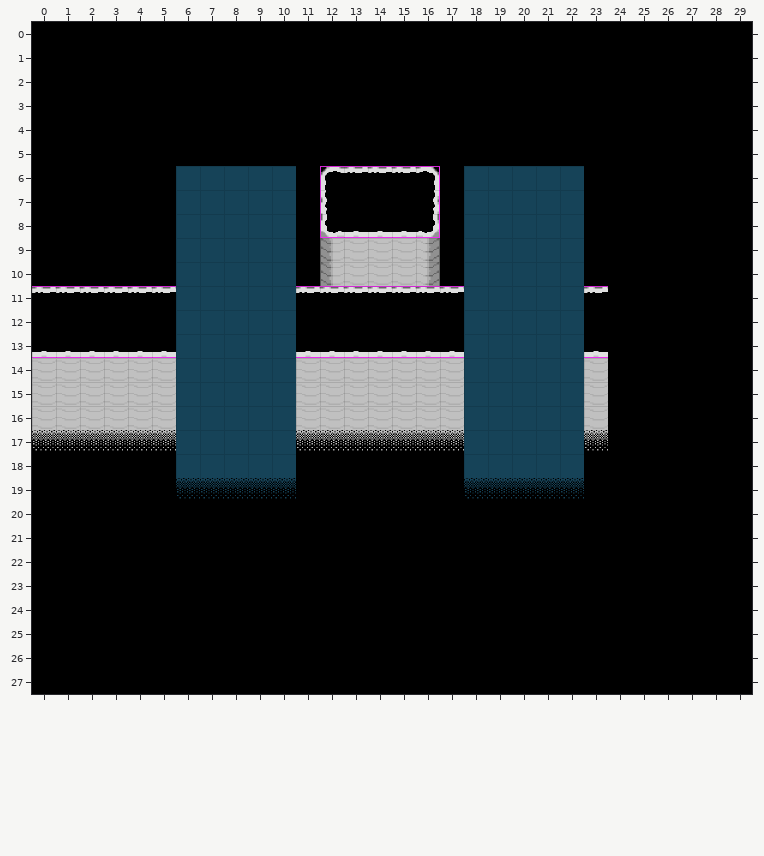
Tiled map -- scripts/world/maps/dw/snowrock/room_waterfall/room_waterfall.tmx. The first picture shows the starting point.
Cells are 40x40 px. Shown: x 0..29, y 0..27.
And afterwards:
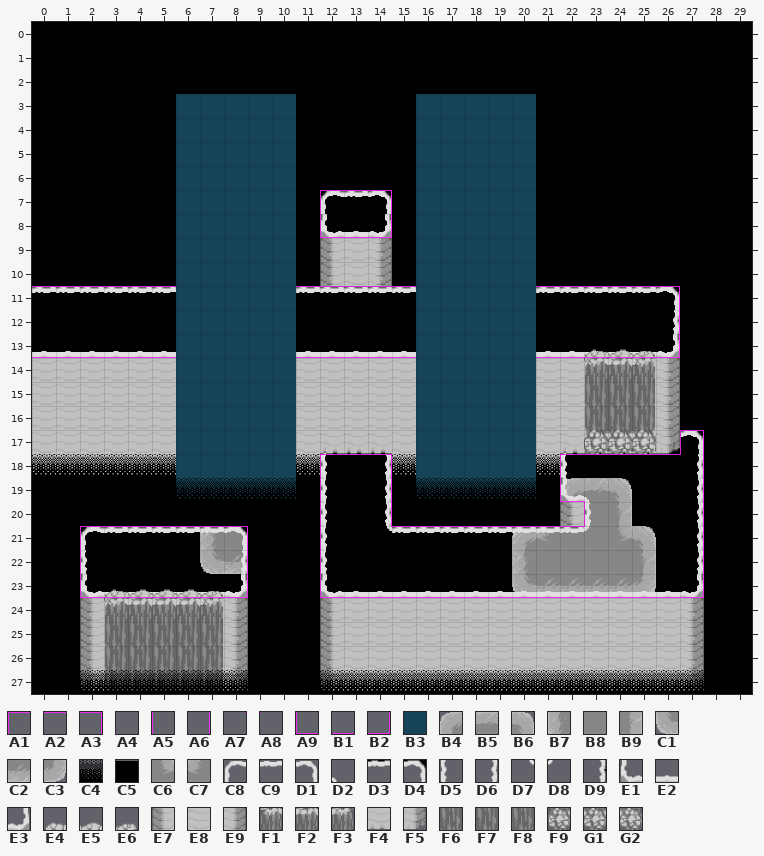
Key: from "battleborder": A1 0, A2 1, A3 2, A4 4, A5 9, A6 11, A7 12, A8 13, A9 18, B1 19, B2 20; from "lw_snowdin": B3 221; from "snowrock": B4 0, B5 1, B6 2, B7 29, B8 30, B9 31, C1 58, C2 59, C3 60, C4 66, C5 96, C6 145, C7 146, C8 174, C9 175, D1 176, D2 178, D3 180, D4 181, D5 203, D6 205, D7 206, D8 207, D9 210, E1 232, E2 233, E3 234, E4 240, E5 241, E6 242, E7 261, E8 262, E9 263, F1 269, F2 270, F3 271, F4 291, F5 292, F6 298, F7 299, F8 300, F9 327, G1 328, G2 329.
__ is an empty cell, ## one hidden under a higher layer.
Tiles of an added or newly shown layer are drawn over the layers below it.
The edit:
Layer "path_decoration":
y 11: x 16 E9 -> __
Layer "bellow_path" (added):
y 19: x 22..24 __ __ __ -> B4 B5 B6
y 20: x 23..24 __ __ -> B8 B9
y 21: x 7..8 __ __ -> B7 B8; x 20..25 __ __ __ __ __ __ -> B4 C7 B8 B8 C6 B6
y 22: x 7..8 __ __ -> C1 C2; x 20..25 __ __ __ __ __ __ -> B7 B8 B8 B8 B8 B9
y 23: x 20..25 __ __ __ __ __ __ -> C1 C2 C2 C2 C2 C3
Layer "over_path1":
y 11: x 16 C5 -> __
y 17: x 12 __ -> D5; x 14 __ -> D6; x 22 __ -> D5; x 27 __ -> D1
y 18: x 12 __ -> D5; x 14 __ -> D6; x 22 __ -> D5; x 27 __ -> D6
y 19: x 12 __ -> D5; x 14 __ -> D6; x 22..23 __ __ -> E1 D2; x 27 __ -> D6
y 20: x 12 __ -> D5; x 14 __ -> D6; x 22..23 __ __ -> E7 D5; x 27 __ -> D6
y 21: x 2..8 __ __ __ __ __ __ __ -> C8 C9 C9 C9 C9 D3 D4; x 12 __ -> D5; x 14..23 __ __ __ __ __ __ __ __ __ __ -> D7 C9 C9 C9 C9 C9 C9 C9 C9 D8; x 27 __ -> D6
y 22: x 2 __ -> D5; x 8 __ -> D9; x 12 __ -> D5; x 27 __ -> D6
y 23: x 2..8 __ __ __ __ __ __ __ -> E1 E2 E2 E2 E2 E2 E3; x 12..27 __ __ __ __ __ __ __ __ __ __ __ __ __ __ __ __ -> E1 E2 E2 E2 E2 E2 E2 E2 E2 E2 E2 E2 E2 E2 E2 E3
y 24..27: x 2..3 __ __ -> E7 E8; x 7..8 __ __ -> E8 E9; x 12..27 __ __ __ __ __ __ __ __ __ __ __ __ __ __ __ __ -> E7 E8 E8 E8 E8 E8 E8 E8 E8 E8 E8 E8 E8 E8 E8 E9
Layer "over_path2":
y 6: x 12..16 C8 C9 C9 C9 D1 -> __ __ __ __ __
y 7: x 12..14 D5 __ __ -> C8 C9 D1; x 16 D6 -> __
y 8: x 14..16 E2 E2 E3 -> E3 __ __
y 9..10: x 14..16 E8 E8 E9 -> E9 __ __
y 11: x 24..26 __ __ __ -> C9 C9 D1
y 12: x 26 __ -> D6
y 13: x 24..26 __ __ __ -> E2 E2 E3
y 14..16: x 25..26 __ __ -> E8 E9
y 17: x 0..5 F4 F4 F4 F4 F4 F4 -> E8 E8 E8 E8 E8 E8; x 11 F4 -> E8; x 15..17 F4 F4 F4 -> E8 ## ##; x 21 ## -> E8; x 24..26 __ __ __ -> F4 F4 F5
y 18: x 0..5 __ __ __ __ __ __ -> F4 F4 F4 F4 F4 F4; x 11 __ -> F4; x 15 __ -> F4; x 21 __ -> F4
Layer "void_decoration":
y 13: x 23..25 __ __ __ -> E4 E5 E6
y 14: x 23..25 __ __ __ -> F1 F2 F3
y 15..16: x 23..25 __ __ __ -> F6 F7 F8
y 17: x 23..25 __ __ __ -> F9 G1 G2
y 23: x 3..7 __ __ __ __ __ -> E4 E5 E5 E5 E6
y 24: x 3..7 __ __ __ __ __ -> F1 F2 F2 F2 F3
y 25..27: x 3..7 __ __ __ __ __ -> F6 F7 F7 F7 F8
Layer "deepness":
y 17: x 0..5 C4 C4 C4 C4 C4 C4 -> __ __ __ __ __ __; x 11..17 C4 C4 C4 C4 C4 C4 C4 -> __ __ __ __ __ __ __; x 21..23 ## ## C4 -> __ __ __
y 18: x 0..5 __ __ __ __ __ __ -> C4 C4 C4 C4 C4 C4; x 11 __ -> C4; x 15 __ -> C4; x 21 __ -> C4
y 27: x 2..8 __ __ __ __ __ __ __ -> C4 C4 C4 C4 C4 C4 C4; x 12..27 __ __ __ __ __ __ __ __ __ __ __ __ __ __ __ __ -> C4 C4 C4 C4 C4 C4 C4 C4 C4 C4 C4 C4 C4 C4 C4 C4
Layer "battleborder":
y 6: x 12..16 A1 A2 A2 A2 A3 -> __ __ __ __ __
y 7: x 12..14 A5 __ __ -> A1 A2 A3; x 16 A6 -> __
y 8: x 14..16 B1 B1 B2 -> B2 __ __
y 11: x 24..26 __ __ __ -> A2 A2 A3
y 12: x 26 __ -> A6
y 13: x 24..26 __ __ __ -> B1 B1 B2
y 17: x 27 __ -> A3
y 18: x 12..14 __ __ __ -> A1 A2 A3; x 22..27 __ __ __ __ __ __ -> A1 A2 A2 A2 A2 A6
y 19: x 12 __ -> A5; x 14 __ -> A6; x 22..23 __ __ -> A9 A4; x 27 __ -> A6
y 20: x 12 __ -> A5; x 14 __ -> A6; x 23 __ -> A5; x 27 __ -> A6
y 21: x 2..8 __ __ __ __ __ __ __ -> A1 A2 A2 A2 A2 A2 A3; x 12 __ -> A5; x 14..23 __ __ __ __ __ __ __ __ __ __ -> A7 A2 A2 A2 A2 A2 A2 A2 A2 A8; x 27 __ -> A6
y 22: x 2 __ -> A5; x 8 __ -> A6; x 12 __ -> A5; x 27 __ -> A6
y 23: x 2..8 __ __ __ __ __ __ __ -> A9 B1 B1 B1 B1 B1 B2; x 12..27 __ __ __ __ __ __ __ __ __ __ __ __ __ __ __ __ -> A9 B1 B1 B1 B1 B1 B1 B1 B1 B1 B1 B1 B1 B1 B1 B2
Layer "battleborder_2" (added):
y 17: x 27 __ -> A5
y 18: x 27 __ -> A8
Layer "waterfall":
y 3..5: x 6..10 __ __ __ __ __ -> B3 B3 B3 B3 B3; x 16..20 __ __ __ __ __ -> B3 B3 B3 B3 B3
y 6..19: x 16..17 __ __ -> B3 B3; x 21..22 B3 B3 -> __ __
Layer "top_deepness":
y 19: x 16..17 __ __ -> C4 C4; x 21..22 C4 C4 -> __ __
Pixel boxes of the changes (left, top, right, bottom) in both pictures:
added: (176, 94, 296, 166)
changed: (296, 94, 704, 691)
changed: (32, 430, 176, 475)
added: (80, 526, 248, 691)
